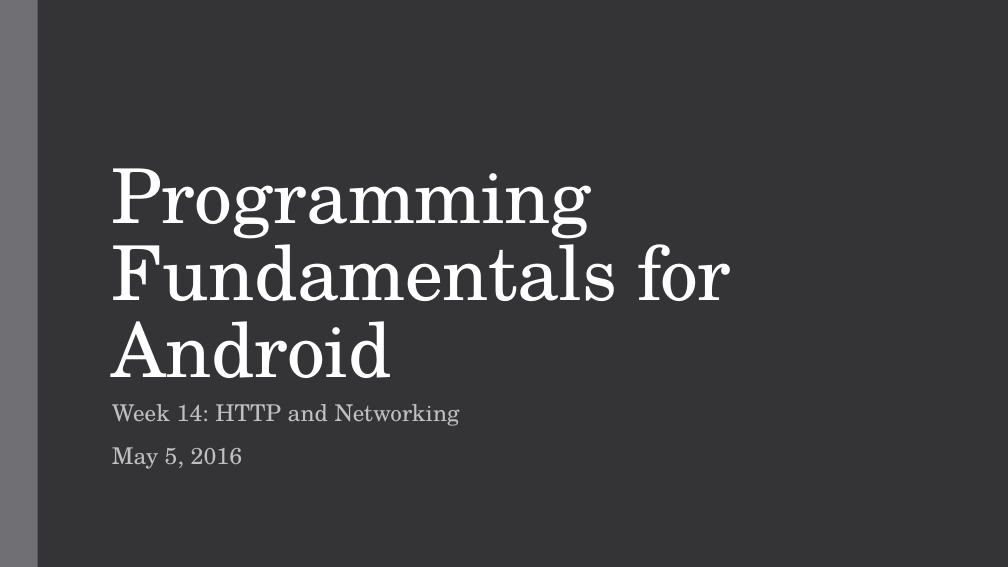
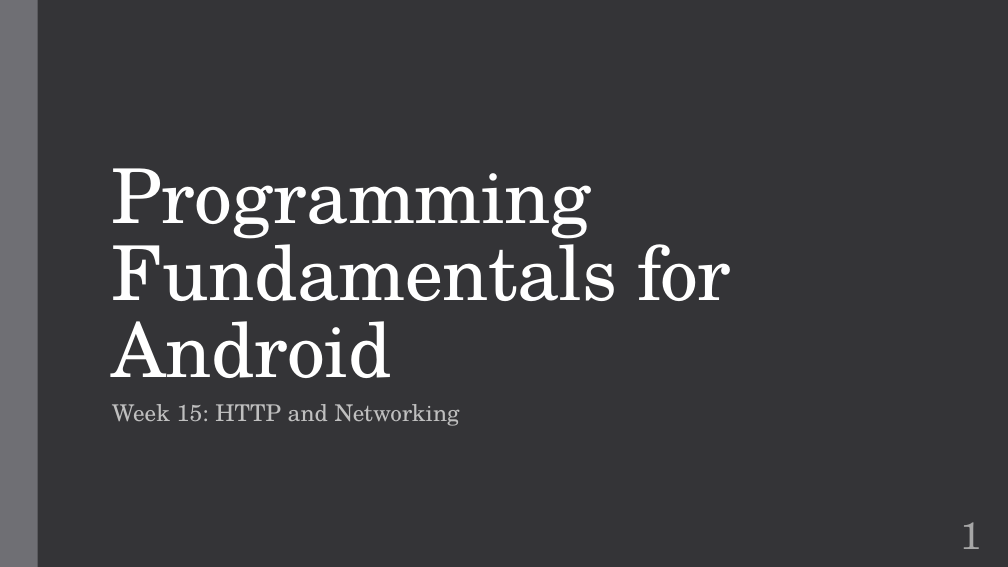
Before and after one commit to zarthur/CSCC-Fundamentals-Android-Notes, a slide deck: slide 1 of week_15/week_15.pptx. Drawn at 1008x567 pixels with LibreOffice and Linux fonts; fonts in the diff are those of the drawing. Boxes give left, top, right and bottom in pixels: in the first picture for what was removed or moved away, otherwise in the second. Text is boxed around its words. In the diff, an @@ line names an element or a change of style, - is before the commit and + after.

Commit message:
week 15: fix typos, update slides

```diff
--- a/week_15/week_15.pptx
+++ b/week_15/week_15.pptx
@@ subtitle at (x1=112, y1=404, x2=460, y2=426): text changed @@
-Week 14: HTTP and Networking
-May 5, 2016
+Week 15: HTTP and Networking
@@ page number added at (x1=961, y1=522, x2=982, y2=549), 36 pt, text #A6A6A6 @@
+1
```
Also in this commit, not shown: 9 other slides changed, 1 other file.
